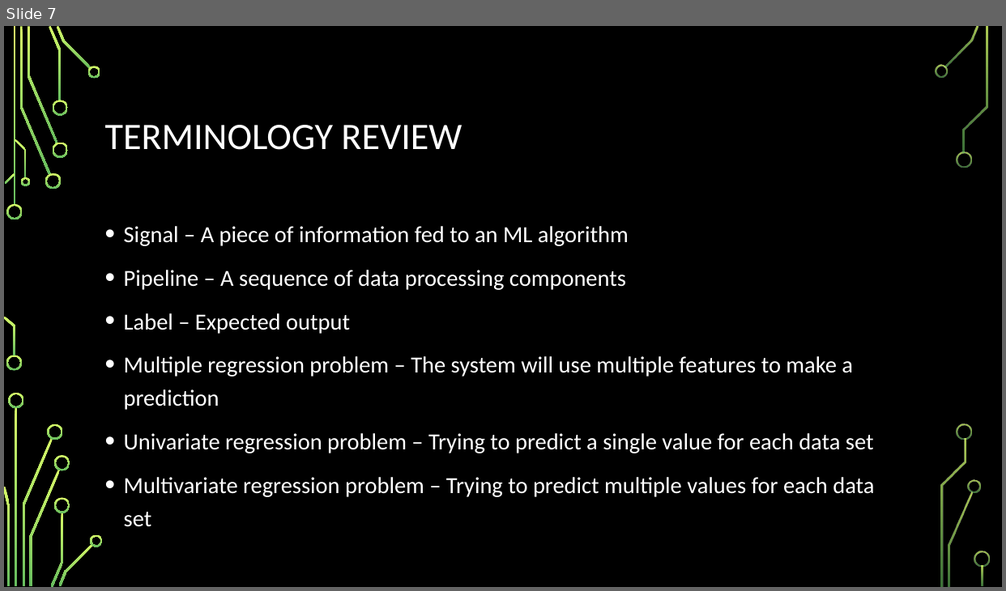
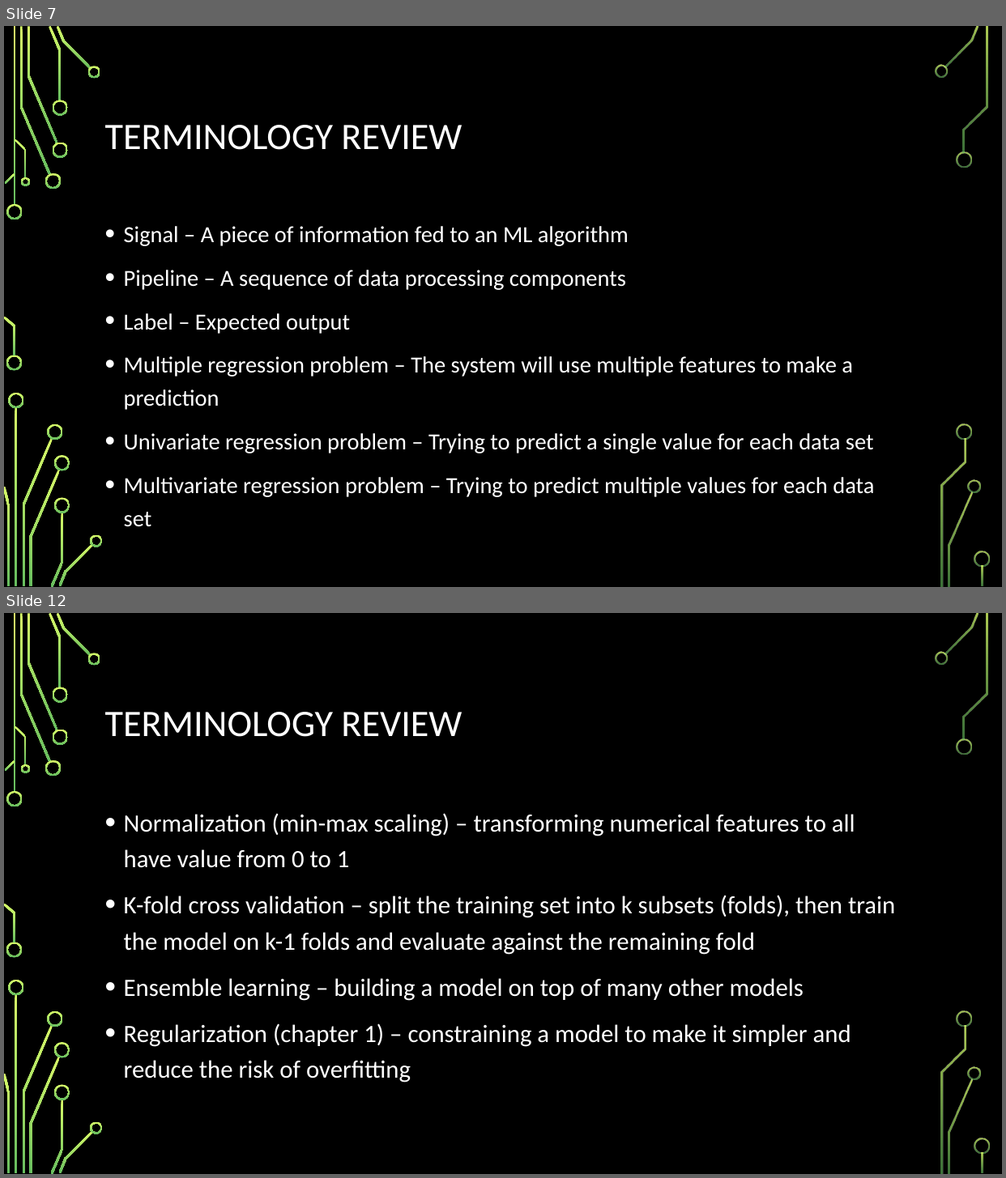
Before and after one commit to astidham2003/ml-study-group, a slide deck: chapter_2/Chapter 2.pptx. Shown one above the other, each under a label of ours: slide 7 before the commit, slides 7 and 12 after it; the slides between them are not shown. The pictures are 1006x591 and 1006x1178 pixels, drawn with LibreOffice and Linux fonts; fonts in the diff are those of the drawing; background and template pictures are left out. Boxes give left, top, right and bottom in pixels: in the first picture for what was removed or moved away, otherwise in the second. Text is boxed around its words. In the diff, an @@ line names an element or a change of style, - is before the commit and + after.

```diff
--- a/chapter_2/Chapter 2.pptx
+++ b/chapter_2/Chapter 2.pptx
@@ slide 12 added at <box>4,613,1002,1174</box>, background picture (left out); not listed: 36 template elements that a slide beside it also shows @@
@@ title added at <box>105,712,462,737</box>, 36 pt, text #FFFFFF @@
+TERMINOLOGY REVIEW
@@ text added at <box>124,813,895,1083</box>, 24 pt, text #FFFFFF @@
+• Normalization (min-max scaling) – transforming numerical features to all have value from 0 to 1
+• K-fold cross validation – split the training set into k subsets (folds), then train the model on k-1 folds and evaluate against the remaining fold
+• Ensemble learning – building a model on top of many other models
+• Regularization (chapter 1) – constraining a model to make it simpler and reduce the risk of overfitting
```
Also in this commit, not shown: 4 slides changed, 3 other slides added.
